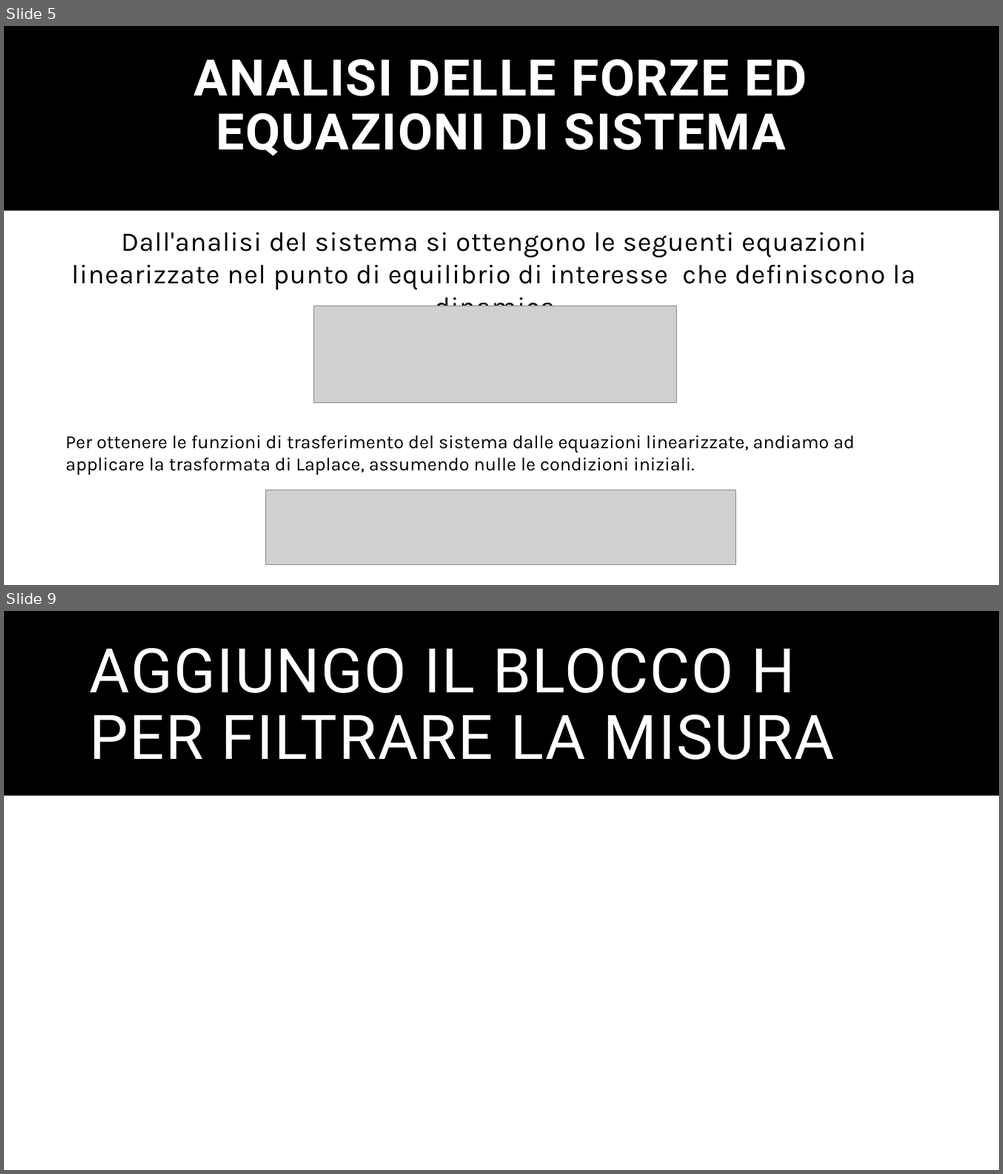
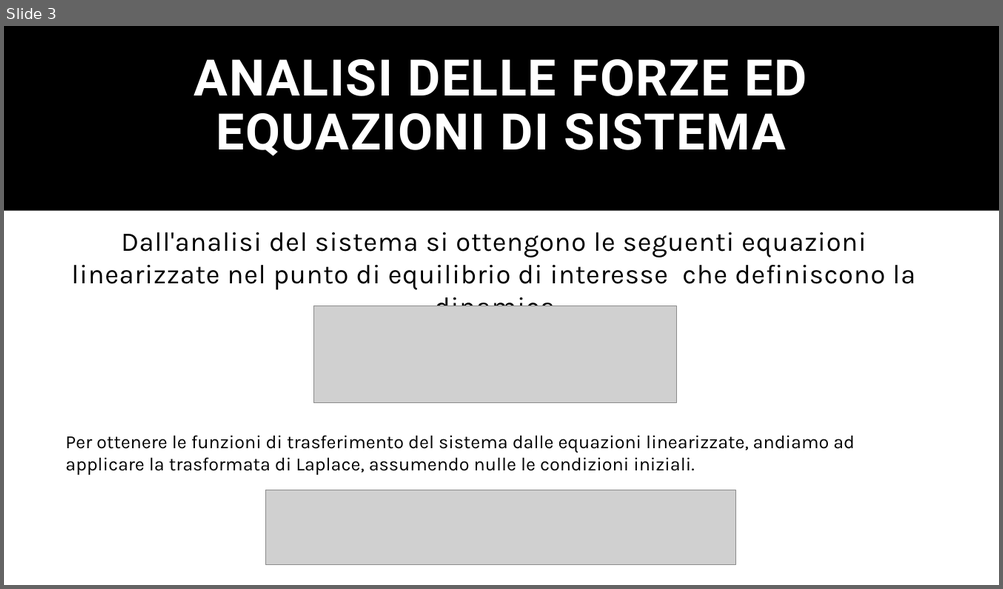
Before and after one commit to AltFed/ARL, a slide deck: CA.pptx. Shown one above the other, each under a label of ours: slides 5 and 9 before the commit, slide 3 after it; the slides between them are not shown. The pictures are 1003x1174 and 1003x589 pixels, drawn with LibreOffice and Linux fonts; fonts in the diff are those of the drawing; grey boxes stand for pictures. Boxes give left, top, right and bottom in pixels: in the first picture for what was removed or moved away, otherwise in the second. Text is boxed around its words. In the diff, an @@ line names an element or a change of style, - is before the commit and + after.

```diff
--- a/CA.pptx
+++ b/CA.pptx
@@ slide 9 removed at [4, 611, 999, 1170], background #FFFFFF; not listed: 1 template element that a slide beside it also shows @@
@@ title removed at [90, 648, 834, 760] @@
-AGGIUNGO IL BLOCCO H PER FILTRARE LA MISURA
@@ what was slide 5 is now slide 3 @@
```
Also in this commit, not shown: 9 slides changed, 1 slide added, 3 other slides removed, 2 other files.
